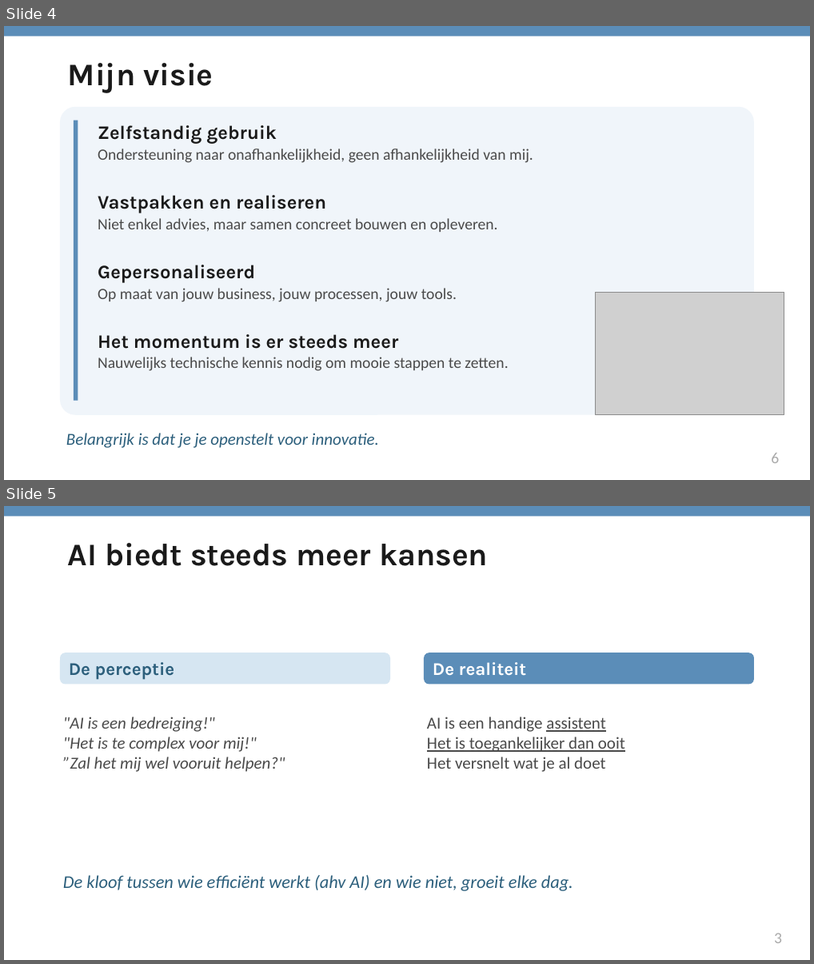
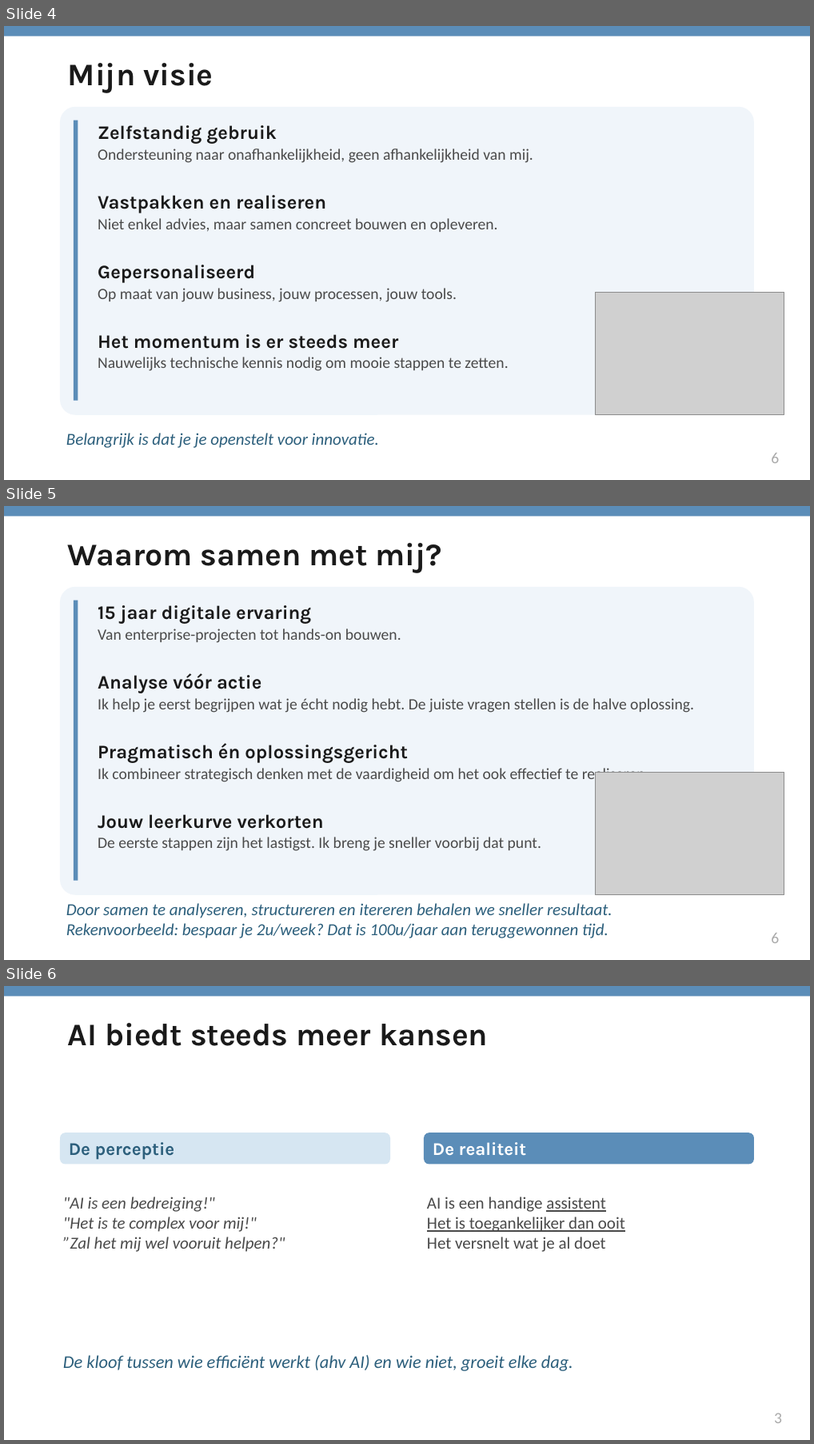
Before and after one commit to wimpierson/wim-claude-context, a slide deck: WWWim_Propositie.pptx. Shown one above the other, each under a label of ours: slides 4 and 5 before the commit, slides 4, 5 and 6 after it. The pictures are 814x964 and 814x1444 pixels, drawn with LibreOffice and Linux fonts; fonts in the diff are those of the drawing; grey boxes stand for pictures. Boxes give left, top, right and bottom in pixels: in the first picture for what was removed or moved away, otherwise in the second. Text is boxed around its words. In the diff, an @@ line names an element or a change of style, - is before the commit and + after.

```diff
--- a/WWWim_Propositie.pptx
+++ b/WWWim_Propositie.pptx
@@ slide 5 added at [4, 506, 810, 960], background #FFFFFF @@
@@ rectangle added at [4, 506, 810, 516], fill #5B8DB8 @@
@@ text added at [68, 543, 442, 573], 28 pt, text #1A1A1A, bold @@
+Waarom samen met mij?
@@ rounded rectangle added at [60, 587, 754, 895], fill #F0F5FA @@
@@ rectangle added at [74, 600, 78, 880], fill #5B8DB8 @@
@@ text added at [98, 605, 402, 643], 14 pt, text #4A4A4A @@
+15 jaar digitale ervaring
+Van enterprise-projecten tot hands-on bouwen.
@@ text added at [98, 673, 694, 712], 14 pt, text #4A4A4A @@
+Analyse vóór actie
+Ik help je eerst begrijpen wat je écht nodig hebt. De juiste vragen stellen is de halve oplossing.
@@ text added at [98, 743, 650, 783], 14 pt, text #4A4A4A @@
+Pragmatisch én oplossingsgericht
+Ik combineer strategisch denken met de vaardigheid om het ook effectief te realiseren.
@@ picture added at [596, 772, 786, 895] @@
@@ text added at [98, 814, 542, 851], 14 pt, text #4A4A4A @@
+Jouw leerkurve verkorten
+De eerste stappen zijn het lastigst. Ik breng je sneller voorbij dat punt.
@@ text added at [66, 903, 613, 938], 15 pt, text #2C5F7C, italic @@
+Door samen te analyseren, structureren en itereren behalen we sneller resultaat.
+Rekenvoorbeeld: bespaar je 2u/week? Dat is 100u/jaar aan teruggewonnen tijd.
@@ text added at [771, 932, 779, 943], 14 pt, text #AAAAAA @@
+6
@@ what was slide 5 is now slide 6 @@
```
Also in this commit, not shown: 3 slides changed, 1 other slide added.
